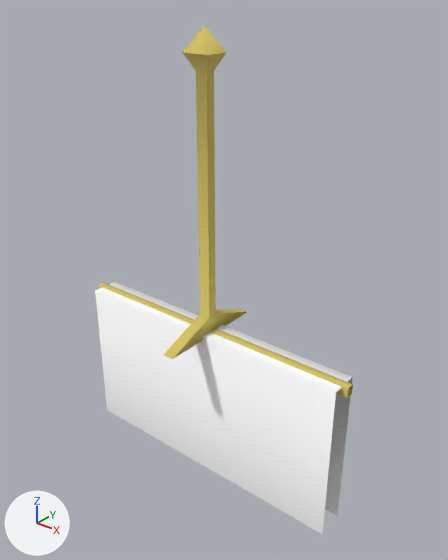
A saved change to the glTF model public/3d/item/model__item__room.ofs_4626_0/4626floor_r.gltf.
Both versions are drawn from a camera (50 mm lens) standing at (1.74, -2.05, 1.59) and looking at (0.07, 0.04, 0.29). The lights are fixed; the arrows at lower left show +X, +Y and +Z. The picture after the commit comes second.

The older version as bpy lines, for what is in view:
```python
mat_home_00fl = principled_material('home_00fl')
mat_home_00fl.base_color = (1.0, 1.0, 1.0)  # white #ffffff
mat_home_00fl.roughness = 1.0
me_4626floor_r = bpy.data.meshes.new('4626floor_r')
me_4626floor_r.from_pydata(...)  # 33 vertices, 44 faces; spans x -0.79..0.79, y -0.29..0.29, z -0.81..1.42
# faces by material slot: [38, 6]
me_4626floor_r.materials.append(mat_home_02m)  # yellow #d6c363
me_4626floor_r.materials.append(mat_home_00fl)  # white #ffffff
ob_4626floor_r = bpy.data.objects.new('4626floor_r', me_4626floor_r)
ob_4626floor_r.location = (0.0, 0.0, 0.0)
```
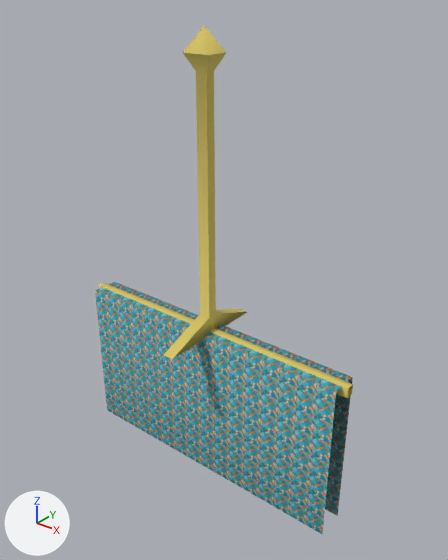
Pixel boxes [x1, y1, x2, y2] of what changed, in the pictures (448 x 560 px):
'4626floor_r', surface changed (white to cyan): [95, 280, 353, 534] in both

The change, as a list of edits to the scene's bpy script:
```text
Add img_r_floor00_c:
    img_r_floor00_c = load_image('r_floor00_c', '_unpacked/r_floor00_c', 64, 64, 'sRGB')
Change mat_home_00fl:
    remove mat_home_00fl.base_color = (1.0, 1.0, 1.0)  # white #ffffff
    add mat_home_00fl.texture = img_r_floor00_c
```
